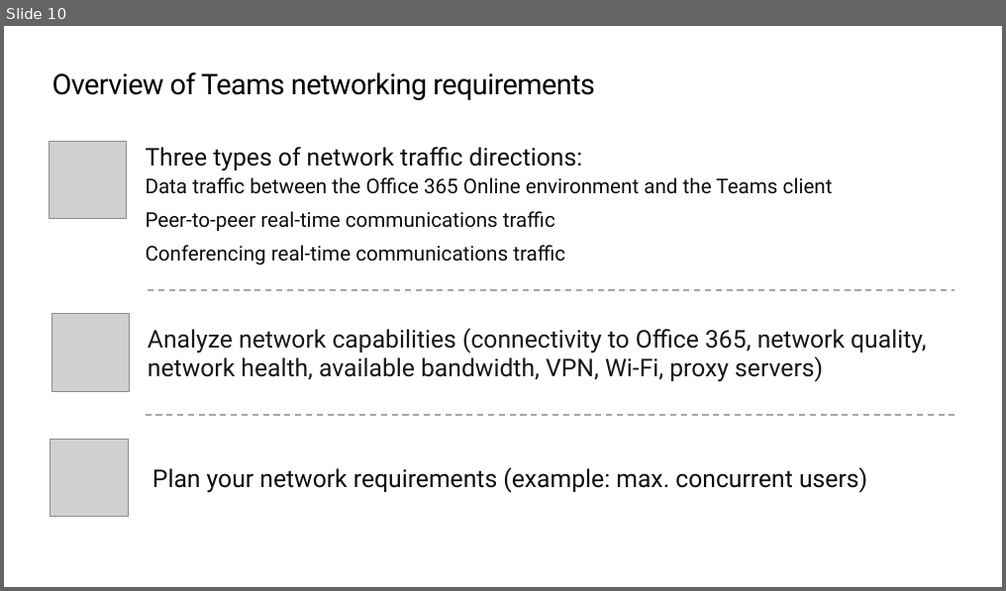
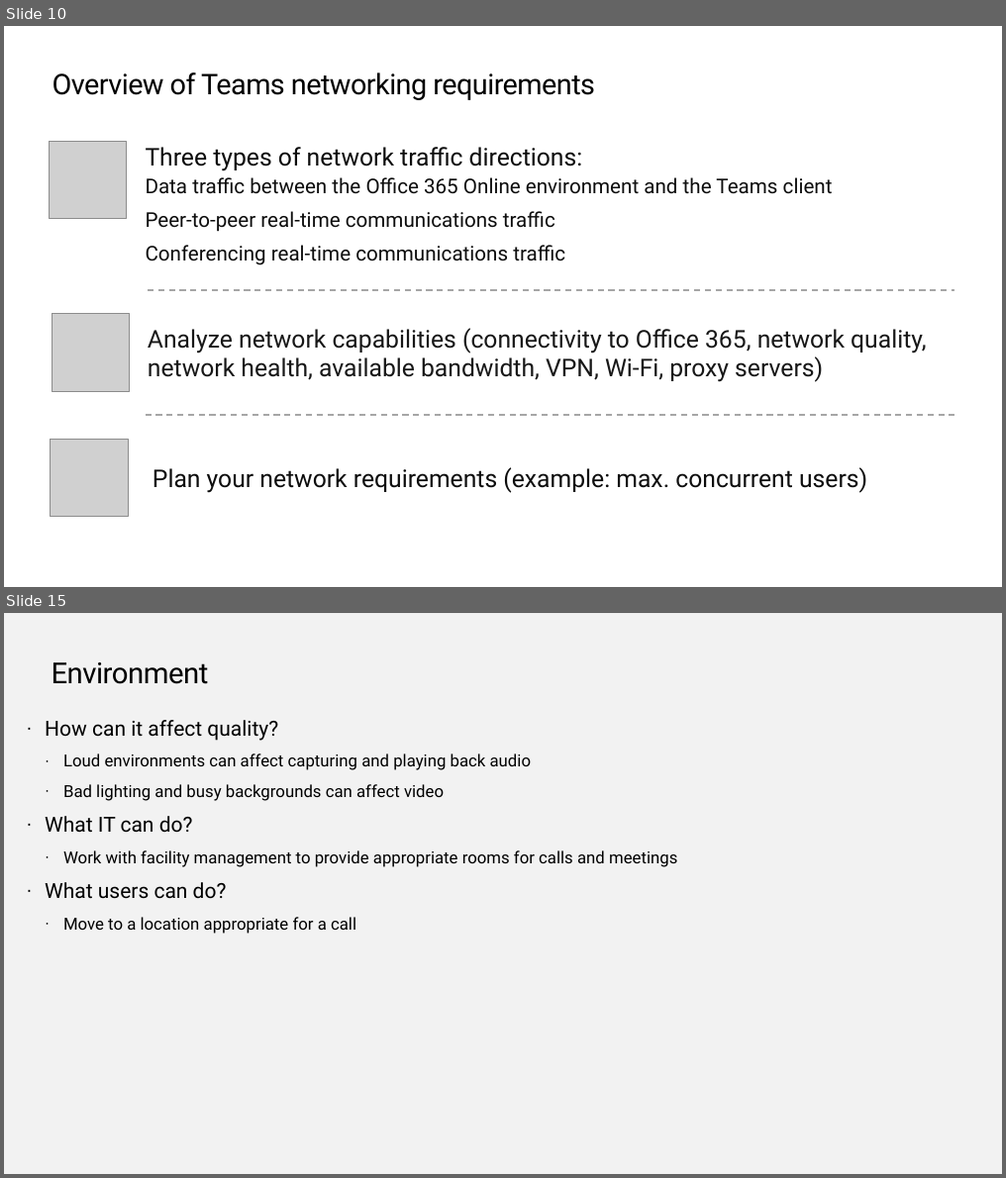
Before and after one commit to JPOWER4/M365-MS-Teams-Administration, a slide deck: Module 7 - Environment.pptx. Shown one above the other, each under a label of ours: slide 10 before the commit, slides 10 and 15 after it; the slides between them are not shown. The pictures are 1006x591 and 1006x1178 pixels, drawn with LibreOffice and Linux fonts; fonts in the diff are those of the drawing; grey boxes stand for pictures; background and template pictures are left out. Boxes give left, top, right and bottom in pixels: in the first picture for what was removed or moved away, otherwise in the second. Text is boxed around its words. In the diff, an @@ line names an element or a change of style, - is before the commit and + after.

```diff
--- a/Module 7 - Environment.pptx
+++ b/Module 7 - Environment.pptx
@@ slide 15 added at box(4, 613, 1002, 1174), background #F2F2F2 @@
@@ title added at box(52, 663, 209, 684), 28.6 pt, text #000000 @@
+Environment
@@ text added at box(45, 720, 677, 934), 16.3 pt, text #000000 @@
+· How can it affect quality?
+  · Loud environments can affect capturing and playing back audio
+  · Bad lighting and busy backgrounds can affect video
+· What IT can do?
+  · Work with facility management to provide appropriate rooms for calls and meetings
+· What users can do?
+  · Move to a location appropriate for a call
```
Also in this commit, not shown: 1 slide changed, 7 other slides added, 2 other files.
